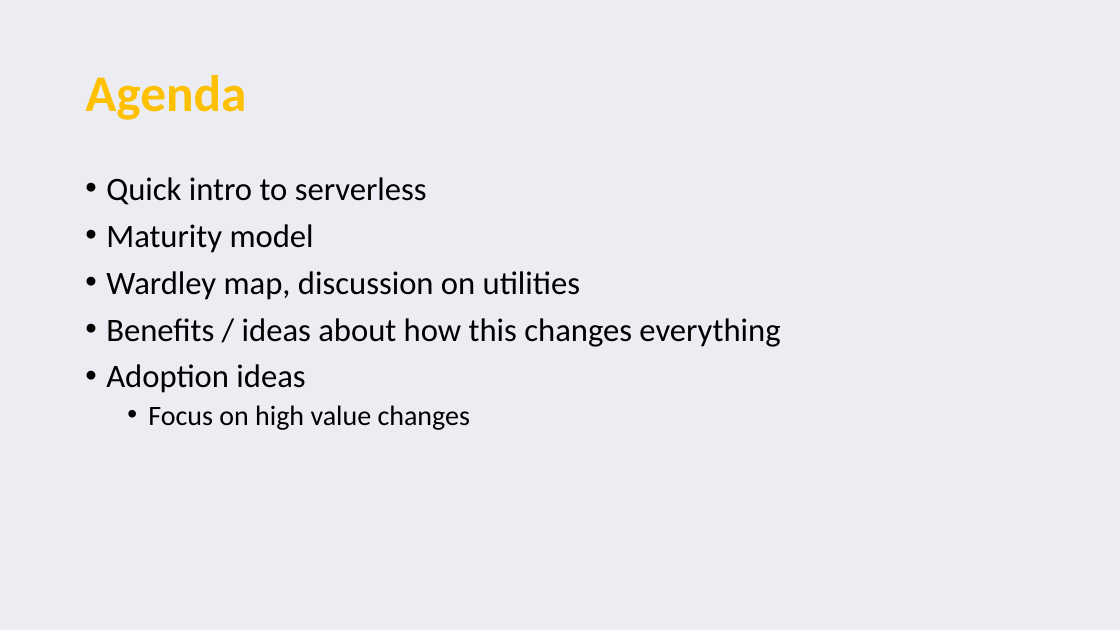
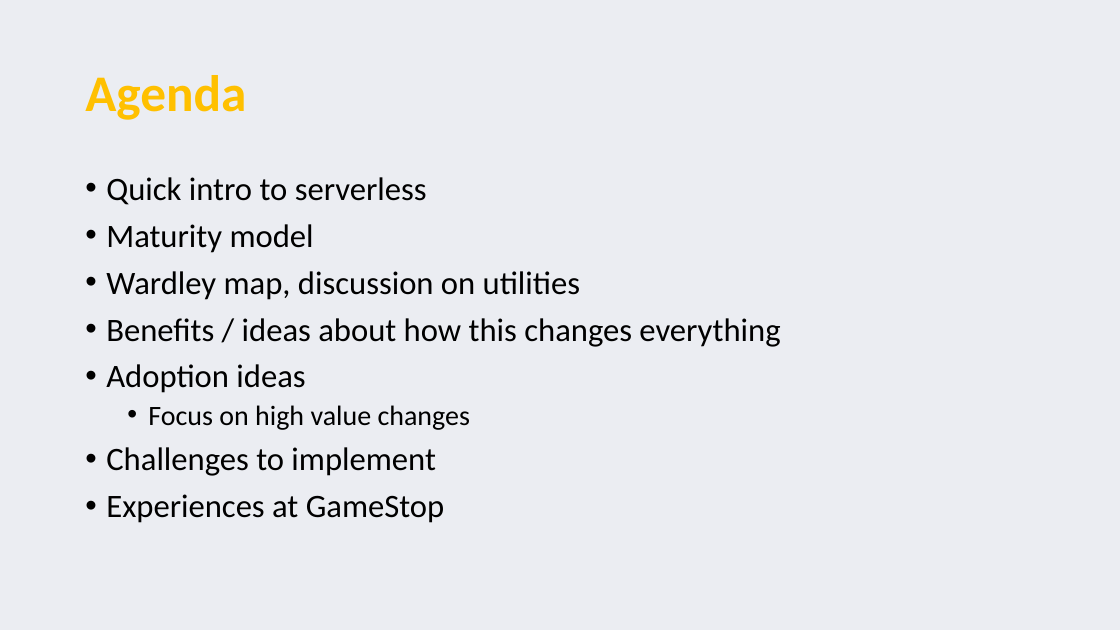
Before and after one commit to serverless-perspectives/pariveda-perspective, a slide deck: slide 2 of Serverless perspectives.pptx. Drawn at 1120x630 pixels with LibreOffice and Linux fonts; fonts in the diff are those of the drawing. Boxes give left, top, right and bottom in pixels: in the first picture for what was removed or moved away, otherwise in the second. Text is boxed around its words. In the diff, an @@ line names an element or a change of style, - is before the commit and + after.

Commit message:
add overview and challenges to adopt slides

```diff
--- a/Serverless perspectives.pptx
+++ b/Serverless perspectives.pptx
@@ text at (106, 447, 444, 523): paragraphs added @@
+• Challenges to implement
+• Experiences at GameStop
```
Also in this commit, not shown: 2 slides added.
